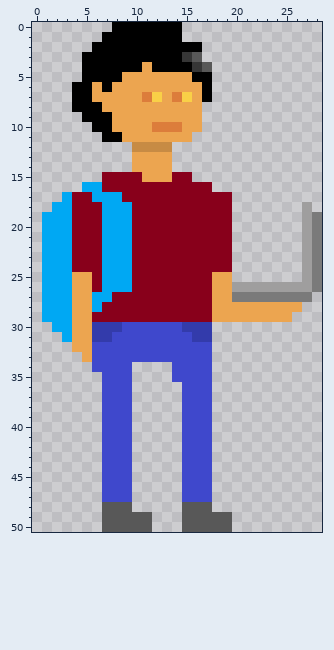
Two versions of one pixel-art sprite, Graduation/Content/Player/player.png. The picture above was drawn from the file before the commit.
The file is 29x51 pixels.
After:
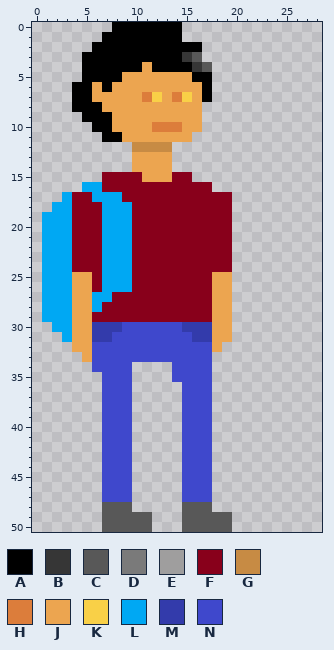
Palette (. is transparent): A #000000  B #363636  C #585858  D #7a7a7a  E #9f9e9e  F #88001b  G #c78b44  H #dc7d3b  J #eca550  K #f9d047  L #00a8f3  M #333bab  N #3f48cc
What changed:
@@ x 16..28 @@
 17 FFFF.........
-18 FFFF.......E.
-19 FFFF.......ED
-20 FFFF.......ED
-21 FFFF.......ED
-22 FFFF.......ED
-23 FFFF.......ED
-24 FFFF.......ED
-25 FFJJ.......ED
-26 FFJJEEEEEEEED
-27 FFJJDDDDDDDD.
-28 FFJJJJJJJJJ..
-29 FFJJJJJJJJ...
-30 MM...........
-31 MM...........
-32 NN...........
+18 FFFF.........
+19 FFFF.........
+20 FFFF.........
+21 FFFF.........
+22 FFFF.........
+23 FFFF.........
+24 FFFF.........
+25 FFJJ.........
+26 FFJJ.........
+27 FFJJ.........
+28 FFJJ.........
+29 FFJJ.........
+30 MMJJ.........
+31 MMJJ.........
+32 NNJ..........
 33 NN...........
Changed places in both pictures, as pixel boxes (x1, y1, x2, y2):
changed: (212, 202, 322, 352)
